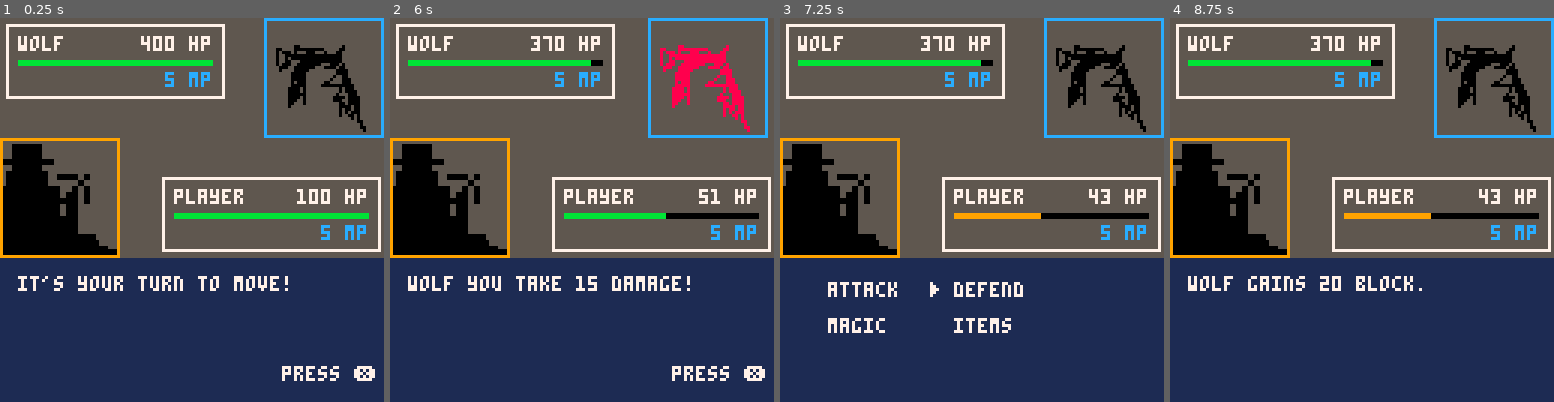
Above: before the commit, frames 1-4 (left to right).
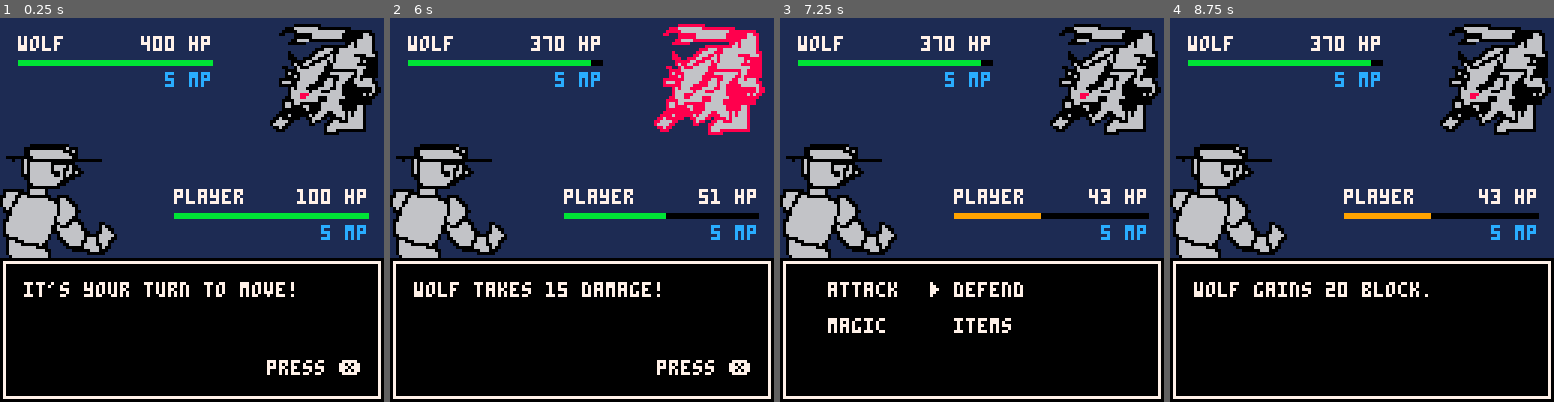
Above: after the commit, the same moments.

Repository: pixegami/wolfhunter
Game: PICO-8 cartridge moonshot.p8
The game is run twice, just before and just after one commit, with the same random seed, the same clock (stepped at 60 frames per second) and the same inputs.
Inputs:
- Up to frame 1 (0.25 s): no input
- Up to frame 2 (6 s): tap O (Z key) at 0.33, 0.7, 1.43, 2.22, 3.1, 3.98, 4.87, 5.75 s; tap X (X key) at 1.07, 2.07, 2.4, 2.73, 3.07, 3.4, 3.73, 4.07, 4.4, 4.73, 5.07, 5.4, 5.73 s; hold Left 1.97-2.37 s; hold Down 2.42-2.82 s; hold Right 2.87-3.53 s; hold Up 3.58-4.08 s; hold Right 4.13-4.53 s; hold Down 4.58-5.08 s; hold Left 5.13-5.8 s; hold Up from 5.85 s (still down)
- Up to frame 3 (7.25 s): tap X (X key) every 0.33 s from 6.07 to 7.07 s; release Up at 6.18 s; hold Left 6.23-6.63 s; tap O (Z key) at 6.63 s; hold Down 6.68-7.08 s; hold Right from 7.13 s (still down)
- Up to frame 4 (8.75 s): tap X (X key) every 0.33 s from 7.4 to 8.73 s; tap O (Z key) at 7.52, 8.4 s; release Right at 7.8 s; hold Up 7.85-8.35 s; hold Right from 8.4 s (still down)

The runs differ from the first frame. In frame 1, 94% of the frame differs, in the area x 0-100%, y 0-100%; in frame 2, 94%; in frame 3, 93%; in frame 4, 95%.

Commit message:
Added closed game loop and effects

Diff:
--- a/moonshot.p8
+++ b/moonshot.p8
@@ -3,7 +3,7 @@
 __lua__
 
 narrator_box_size = 48
-narrator_padding = 6
+narrator_padding = 8
 narrator_box_y = 128 - narrator_box_size
 col_width = 128 - (2 * narrator_padding)
 narrator_index = 1
@@ -19,7 +19,7 @@
 
   -- create player controlled unit
   local player_events = {"menu"}
-  local player_items = {"shuriken", "elixir", "silver knife"}
+  local player_items = {"crossbow", "elixir", "silver knife"}
   local player = new_unit("player", 100, player_events, player_items)
 
   -- create enemy unit
@@ -171,7 +171,7 @@
   return sequence
 end
 
-function print_wrapped(text, x, y)
+function print_wrapped(text, x, y, color)
  line_arr = split(text," ")
  cursor(x, y, 7)
  line = ""
@@ -180,7 +180,7 @@
   word_str = tostring(word) -- case to string or it fails on numbers
   prospect_length = (#line + #word_str + 1) * 4
   if (prospect_length >= col_width) do
-   print(line, x, y)
+   print(line, x, y, color)
    line = word_str
    y += 8
   else
@@ -191,7 +191,7 @@
    end
   end
  end
- print(line, x, y)
+ print(line, x, y, color)
 end
 
 function flip_count(n_frames)
@@ -271,13 +271,13 @@
     local gap = 1
     local height = 12
     local box_y = narrator_box_y-gap-height
-    rectfill(0, box_y, 128, narrator_box_y-gap, 2)
+    rectfill(0, box_y, 128, narrator_box_y-gap, 0)
 
     local text_gap = 4
     local desc = get_event_desc(this.items[this.selected_index])
     local origin_x = text_gap
     local origin_y = box_y + text_gap
-    print_wrapped(desc, origin_x, origin_y)
+    print_wrapped(desc, origin_x, origin_y, 7)
   end
 
   menu.translate_xy = function(this, i)
@@ -402,8 +402,8 @@
       damage = ceil(target.hp * 0.33)
     end
 
-    -- resolve shuriken
-    if name == "shuriken" then
+    -- resolve crossbow
+    if name == "crossbow" then
       head_event:chain_add(new_info_event("a quarter of "..target.name.."'s life is dealt as damage."))
       damage = ceil(target.hp * 0.25)
     end
@@ -489,14 +489,14 @@
 
 function new_damage_event(unit, value)
 
-  local desc = unit.name.." you take "..value.." damage!"
+  local desc = unit.name.." takes "..value.." damage!"
   local dmg_event = new_event("damage", desc, true)
   dmg_event.action = function(this)
     unit.hp -= value
     unit:animate(new_hit_animation())
     if unit.hp <= 0 then
       unit.hp = 0
-      sequence:insert(new_end_combat_event())
+      sequence:insert(new_end_combat_event(unit.name))
       sequence:insert(new_info_event("the fight has ended!"))
     end
   end
@@ -512,10 +512,14 @@
   return event
 end
 
-function new_end_combat_event()
+function new_end_combat_event(unit_name) -- who was defeated?
   local event = new_event("end_combat", "", true)
   event.action = function(this)
-    global_scene = new_victory_scene():init()
+    if unit_name == "wolf" then
+      global_scene = new_victory_scene():init()
+    else
+      global_scene = new_gameover_scene():init()
+    end
   end
   return event
 end
@@ -594,7 +598,7 @@
 
   -- player items
   if event_id == "elixir" then return as_item(event_id, unit, new_mana_event(event_id, unit, 5)) end
-  if event_id == "shuriken" then return as_item(event_id, unit, new_attack_event(event_id, unit, target, 0)) end
+  if event_id == "crossbow" then return as_item(event_id, unit, new_attack_event(event_id, unit, target, 0)) end
   if event_id == "silver knife" then return as_item(event_id, unit, new_attack_event(event_id, unit, target, 5)) end
 
   -- boss moves
@@ -612,11 +616,11 @@
 
 function get_event_desc(event_id)
   local descriptions = {
-    spark = "causes enemy to miss attacks",
+    spark = "causes enemy to miss",
     fireball = "ignores blocking defense",
     heal = "heals hp and stops bleeding",
     elixir = "recovers 5 mana",
-    shuriken = "damages 25% hp",
+    crossbow = "damages 25% hp",
   }
 
   descriptions["silver knife"] = "deal 5 fatal damage"
@@ -645,7 +649,7 @@
   end
 
   scene.draw = function(this)
-    cls(5)
+    cls(1)
     draw_narrator_box()
     draw_units()
 
@@ -659,7 +663,7 @@
       items_menu:draw()
       draw_caret("back 🅾️")
     else
-      print_wrapped(event.desc, narrator_padding, narrator_box_y + narrator_padding)
+      print_wrapped(event.desc, narrator_padding, narrator_box_y + narrator_padding, 7)
       draw_caret()
     end
   end
@@ -685,6 +689,11 @@
   return scene
 end
 
+function print_x_centered(text, y, color)
+  local x = (128 - #text * 4) / 2
+  print(text, x, y, color)
+end
+
 function new_victory_scene()
   local scene = {}
 
@@ -694,7 +703,29 @@
 
   scene.draw = function(this)
     cls(0)
-    print("you have defeated the wolf!", 5, 5, 7)
+    print_x_centered("victory", 60, 11)
+    print_x_centered("you have defeated the wolf!", 68, 7)
+  end
+
+  scene.update = function(this)
+    -- reset to the combat scene.
+    if btnp(5) then global_scene = new_combat_scene():init() end
+  end
+
+  return scene
+end
+
+function new_gameover_scene()
+  local scene = {}
+
+  scene.init = function(this)
+    return this
+  end
+
+  scene.draw = function(this)
+    cls(0)
+    print_x_centered("gameover", 60, 8)
+    print_x_centered("you have lost!", 68, 7)
   end
 
   scene.update = function(this)
@@ -975,7 +1006,7 @@
 function draw_caret(caret_text)
  if (flip_count(15)) then
   if not caret_text then caret_text = "press ❎" end
-  caret_x = 128 - narrator_padding - #caret_text * 4
+  caret_x = 128 - narrator_padding - #caret_text * 4 - 3
   caret_y = 128 - narrator_padding - 6
   print(caret_text, caret_x, caret_y, 7)
  end
@@ -983,7 +1014,10 @@
 
 function draw_narrator_box()
  -- create a background for the narrator's box.
- rectfill(0, narrator_box_y, 128, 128, 1)
+ rectfill(0, narrator_box_y, 128, 128, 0)
+
+ local border_pad = 1
+ rect(border_pad, narrator_box_y + border_pad, 127 - border_pad, 127 - border_pad, 7)
 end
 
 function draw_hp_bar(unit, x, y, width)
@@ -1018,16 +1052,19 @@
     pos_y = side_pad
   end
 
-  rect(pos_x, pos_y, pos_x + status_box_width, pos_y + status_box_height, 7)
+  local text_color = 7
+
+  rectfill(pos_x, pos_y, pos_x + status_box_width, pos_y + status_box_height, 1)
+  rect(pos_x, pos_y, pos_x + status_box_width, pos_y + status_box_height, 1)
 
   local x_cursor = pos_x + box_pad
   local y_cursor = pos_y + box_pad
 
-  print(unit.name, x_cursor, y_cursor, 7)
+  print(unit.name, x_cursor, y_cursor, text_color)
 
   local hp_str = ""..unit.hp.." hp"
   local hp_x = pos_x + status_box_width - box_pad - (#hp_str * 4) + 1
-  print(hp_str, hp_x, y_cursor, 7)
+  print(hp_str, hp_x, y_cursor, text_color)
 
   y_cursor += 8
   draw_hp_bar(unit, x_cursor, y_cursor, status_box_width - box_pad * 2)
Not shown, changed: 80 lines of the sprite sheet (__gfx__) section of moonshot.p8
